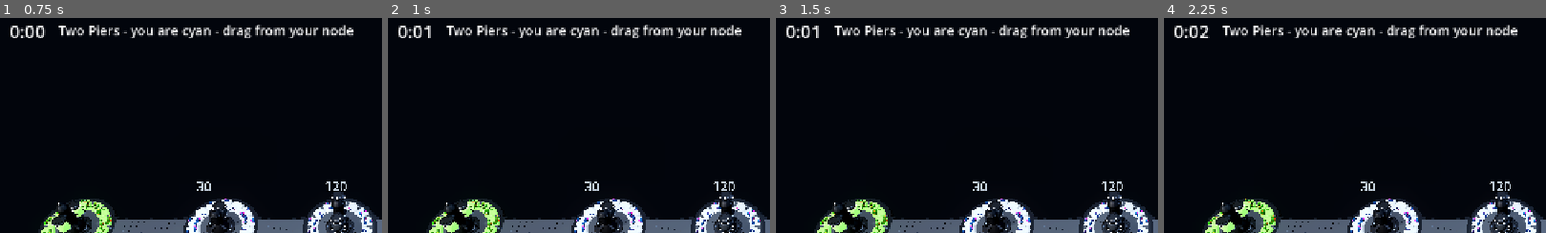
Above: before the commit, frames 1-4 (left to right).
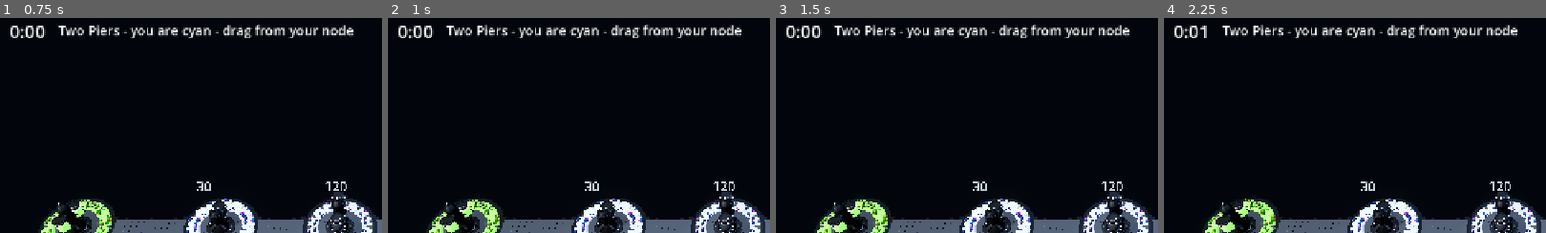
Above: after the commit, the same moments.

Repository: Talos91/ooza-syndicate-v2
Game: Godot game, scene res://main.tscn
Same seed, same stepped clock (60 frames per second), same inputs: the game is played once before the commit and once after it.
Inputs:
- Up to frame 1 (0.75 s): click "004 Two Piers (5 nodes)" at 0.5 s
- Up to frame 2 (1 s): no input
- Up to frame 3 (1.5 s): click "Upgrade (vat)" at 1.25 s
- Up to frame 4 (2.25 s): click "Cannon" at 2 s
The pictures show only the part of the screen within x 0-50%, y 1-51%; the shares and areas given below are measured in that part.

Frame 1 is identical in both runs. In frame 2, 0.1% of the frame differs, in the area x 9-12%, y 3-10%; in frame 3, 0.1%; in frame 4, less than 0.1%.
Error before the commit: Invalid assignment of property or key 'position' with value of type 'Vector2' on a base object of type 'Nil'. (res://scripts/main.gd:212)

Commit message:
Fix crash at the map-select menu: guard _process/_on_resized/input
_process, _on_resized and _unhandled_input ran every frame regardless of whether a map had been chosen yet, calling into cam/hordes/hud_* which are only built inside _start_map - null references, and on the Web export this surfaced as an opaque WASM memory access out of bounds rather than a script error. Added a started flag set at the end of _start_map and guarded all three entry points.

Co-Authored-By: Claude Sonnet 5 <noreply@anthropic.com>

Diff:
--- a/scripts/main.gd
+++ b/scripts/main.gd
@@ -65,6 +65,8 @@
 var debug_panel: PanelContainer
 var build_mode := ""                          # "" (vat upgrade) / "cannon" / "forge": what a
                                                # double-tap on an owned node does (see _double_tap)
+var started := false                          # true once _start_map has built the world/HUD/sim -
+                                               # _process/_on_resized are no-ops before then (menu)
 
 
 func _ready() -> void:
@@ -125,6 +127,7 @@
 	_build_hud()
 	_apply_quality()
 	get_viewport().size_changed.connect(_on_resized)
+	started = true
 	await get_tree().process_frame                   # let a --window resize land before fitting
 	_on_resized()
 
@@ -183,6 +186,8 @@
 
 
 func _on_resized() -> void:
+	if not started:                                   # nothing built yet (still at the map menu)
+		return
 	var vp := get_viewport().get_visible_rect().size
 	_fitted_size = vp
 	_apply_safe_area()
@@ -515,6 +520,8 @@
 
 # ------------------------------------------------------------------ loop
 func _process(delta: float) -> void:
+	if not started:                                   # still at the map menu - nothing to simulate
+		return
 	if get_viewport().get_visible_rect().size != _fitted_size:   # browsers resize the canvas late
 		_on_resized()
 	var dt := minf(delta, 0.05)
@@ -571,6 +578,8 @@
 
 # ------------------------------------------------------------------ input
 func _unhandled_input(event: InputEvent) -> void:
+	if not started:                                   # still at the map menu - no world/camera yet
+		return
 	# two fingers: pinch to zoom, move together to pan (a second finger cancels a send-drag)
 	if event is InputEventScreenTouch:
 		var st := event as InputEventScreenTouch
